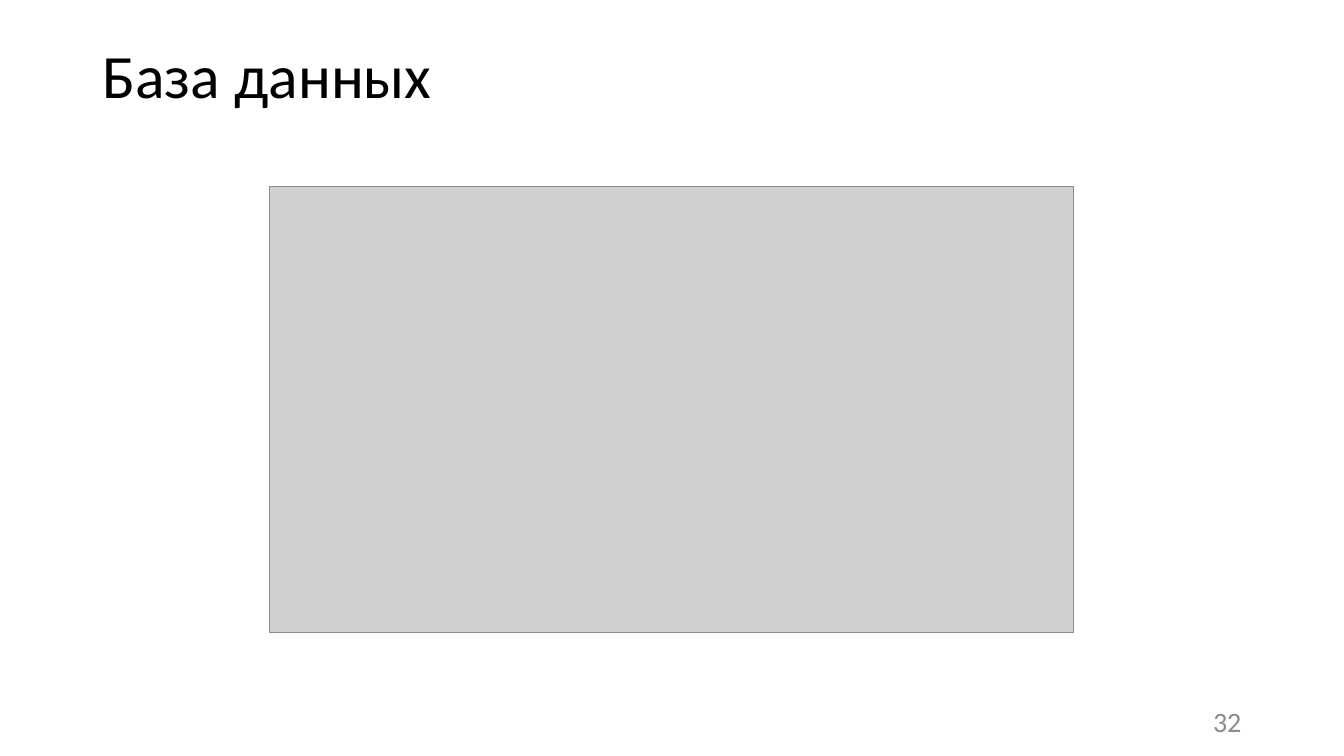
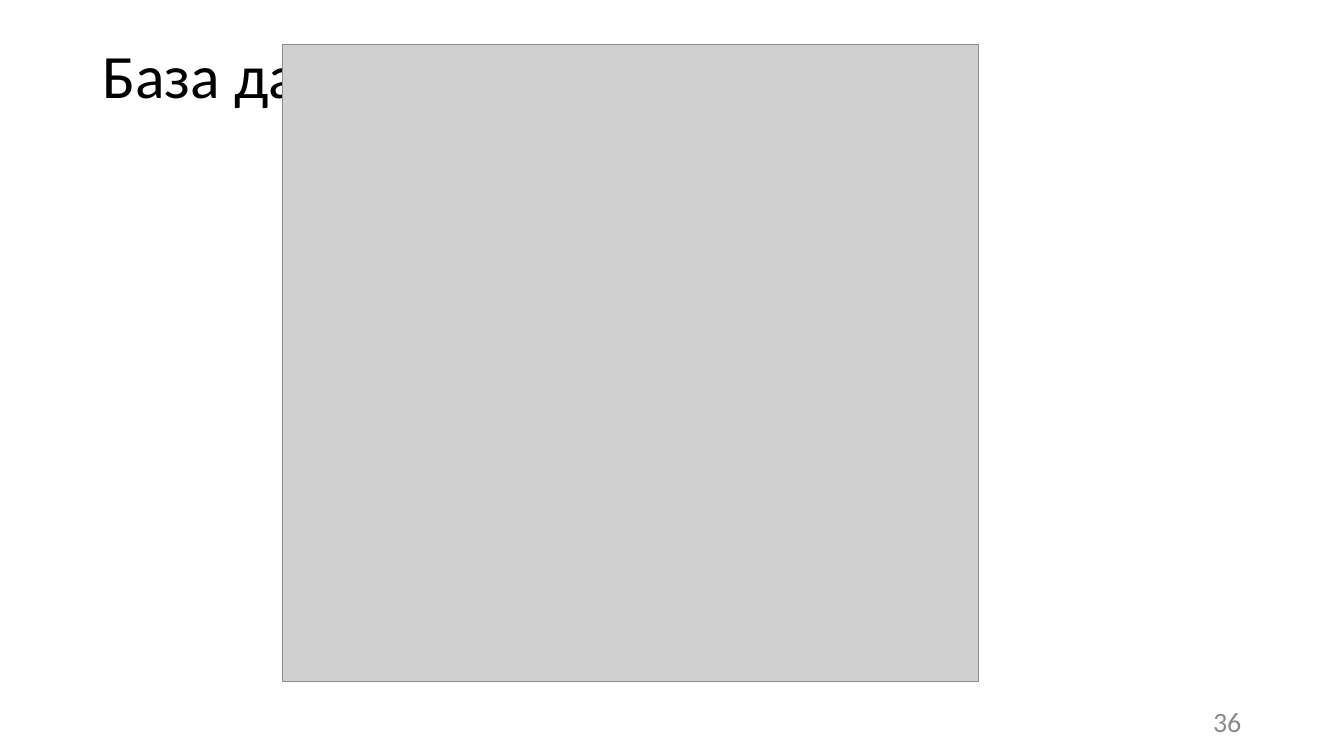
Before and after one commit to DimaOshchepkov/vyatsu_applicant_bot, a slide deck: slide 36 of reports/ПрезентацияОщепковДО.pptx (slide 32 before the commit). Drawn at 1344x756 pixels with LibreOffice and Linux fonts; fonts in the diff are those of the drawing; grey boxes stand for pictures. Boxes give left, top, right and bottom in pixels: in the first picture for what was removed or moved away, otherwise in the second. Text is boxed around its words. In the diff, an @@ line names an element or a change of style, - is before the commit and + after.

```diff
--- a/reports/ПрезентацияОщепковДО.pptx
+++ b/reports/ПрезентацияОщепковДО.pptx
@@ picture: place and size @@
-picture at <box>270,187,1075,633</box>
+picture at <box>282,45,978,682</box>
@@ page number at <box>1213,713,1241,732</box>: text changed @@
-32
+36
```
Also in this commit, not shown: 8 other slides changed, 1 slide added, 7 other files.
